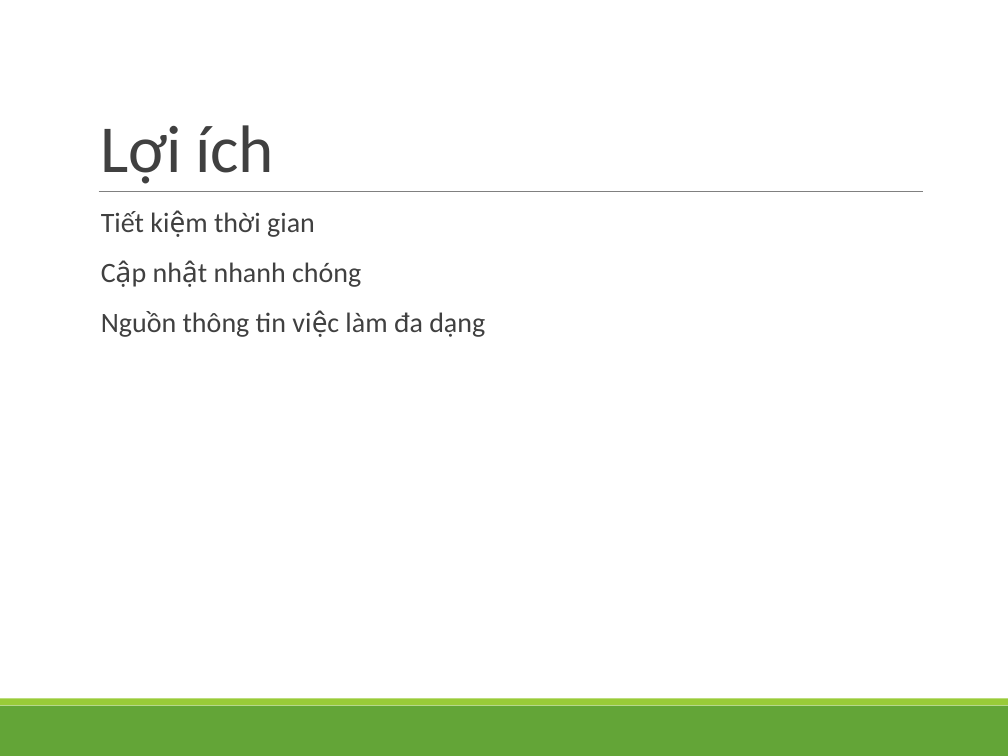
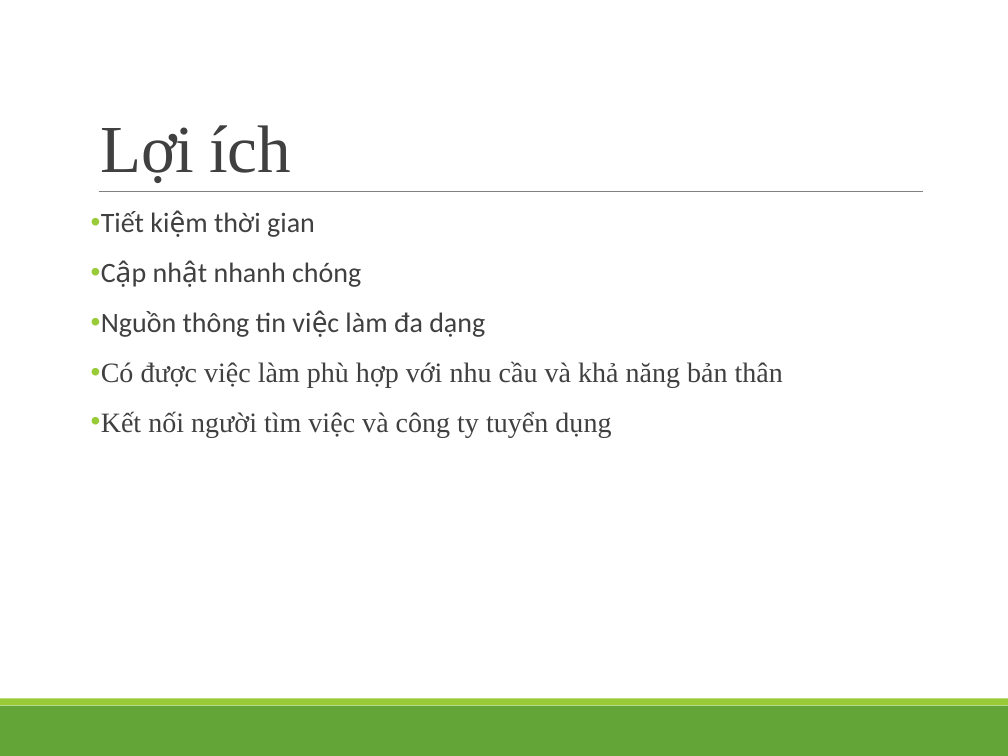
Before and after one commit to luanft/web-feedback-system, a slide deck: slide 8 of Document/slide/Job-rec-slide.pptx. Drawn at 1008x756 pixels with LibreOffice and Linux fonts; fonts in the diff are those of the drawing; background and template pictures are left out. Boxes give left, top, right and bottom in pixels: in the first picture for what was removed or moved away, otherwise in the second. Text is boxed around its words. In the diff, an @@ line names an element or a change of style, - is before the commit and + after.

```diff
--- a/Document/slide/Job-rec-slide.pptx
+++ b/Document/slide/Job-rec-slide.pptx
@@ title "Lợi ích" at (101,125,291,183): font Calibri to Times New Roman @@
@@ text at (101,211,485,337): bullet   to • @@
@@ text at (101,361,783,437): paragraphs added @@
+• Có được việc làm phù hợp với nhu cầu và khả năng bản thân
+• Kết nối người tìm việc và công ty tuyển dụng
```
Also in this commit, not shown: 11 other slides changed, 1 other file.
